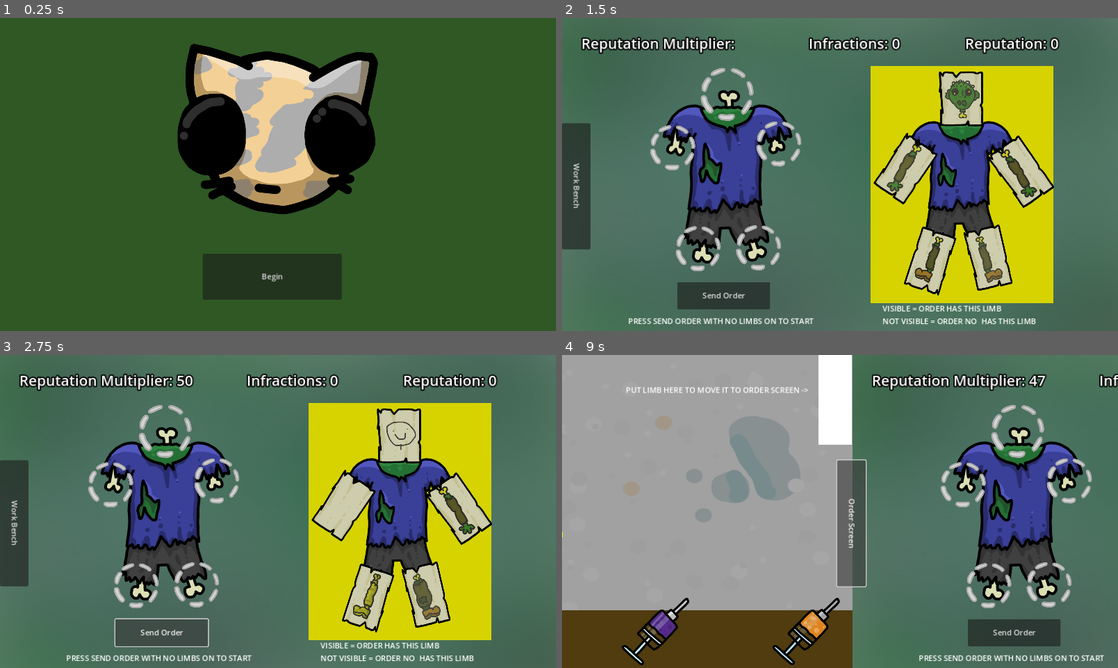
Above: before the commit, frames 1-4 (two rows, left to right).
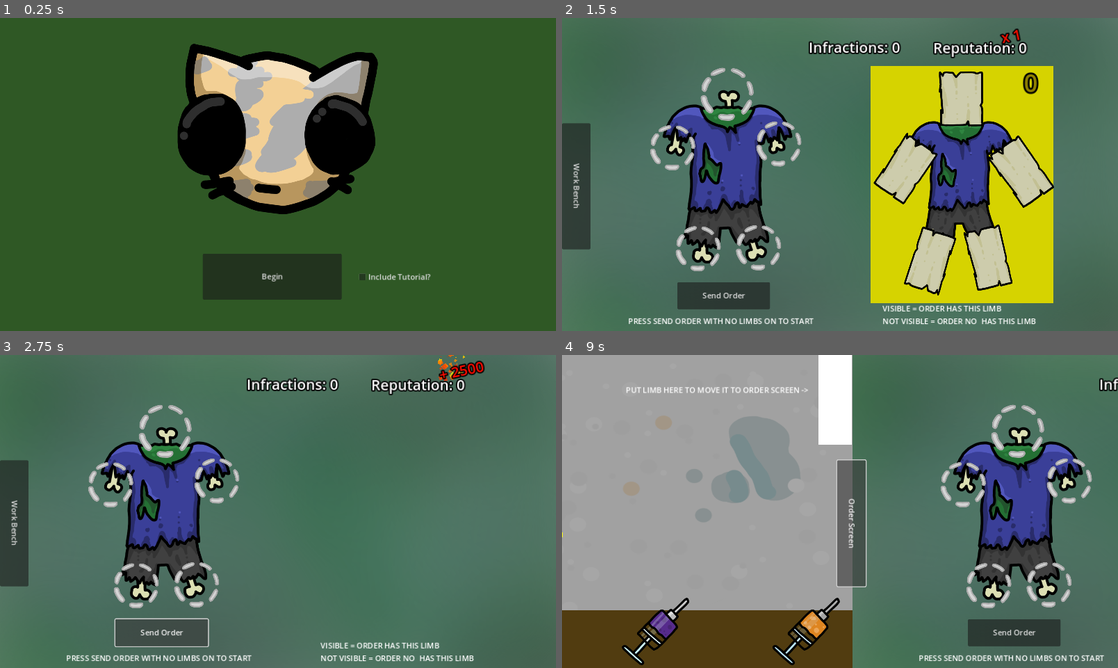
Above: after the commit, the same moments.

Repository: FakeAppleSauce/Minigame-Jam-Game
Game: Godot game, scene res://Scenes/home_page.tscn
Same seed, same stepped clock (60 frames per second), same inputs: the game is played once before the commit and once after it.
Inputs (mouse positions are in pixels of both pictures, inside the frame that each line leads up to):
- Up to frame 1 (0.25 s): no input
- Up to frame 2 (1.5 s): click (956, 277) at 0.5 s, where only the run after the commit has a clickable "Include Tutorial?"; click "Begin" at 1.25 s
- Up to frame 3 (2.75 s): click "Send Order" at 2 s
- Up to frame 4 (9 s): click "Work Bench" at 2.75 s; click (612, 630) at 3.5 s; click (923, 630) at 4.25 s; click (767, 630) at 5 s; click (1073, 630) at 5.75 s; click (606, 401) at 6.5 s; click (606, 480) at 7.25 s; click (606, 555) at 8 s; click "Order Screen" at 8.75 s

The runs differ from the first frame. In frame 1, 0.1% of the frame differs, in the area x 64-78%, y 81-84%; in frame 2, 4.2%; in frame 3, 28%, in the area x 3-90%, y 0-92%; in frame 4, 1.2%.

Commit message:
UI Update + Bug Fixes

Diff:
--- a/Code/control.gd
+++ b/Code/control.gd
@@ -6,7 +6,10 @@
 @onready var work_bench_background: TextureRect = $"../WorkBench/workBenchBackground"
 @onready var rep_counter: Label = $RepCounter
 @onready var infraction_counter: Label = $InfractionCounter
+@onready var order_number: Label = $"../OrderScreen/CurrentOrder/orderNumber"
 @onready var rep_multiplier: Label = $repMultiplier
+@onready var multiplier_particles: CPUParticles2D = $repMultiplier/multiplierParticles
+
 
 
 @onready var send_order_button: Button = $"../OrderScreen/sendOrderButton"
@@ -21,6 +24,9 @@
 var workBenchUp = false
 var limbs = ["leftArm", "rightArm", "leftFoot", "rightFoot", "head"]
 
+var multiplierCurrentShake: float = 0
+var shake_decay_rate: float = 5.0
+
 signal notePosition
 signal deleteAttachedLimbs
 
@@ -28,7 +34,16 @@
 	pass
 
 
-func _process(_delta: float) -> void:
+func _process(delta: float) -> void:
+	if multiplierCurrentShake > 0:
+		multiplierCurrentShake = lerp(multiplierCurrentShake, 0.0, shake_decay_rate * delta)
+
+		rep_multiplier.position = Vector2(906, 21) + Vector2(
+			randf_range(-multiplierCurrentShake, multiplierCurrentShake),
+			randf_range(-multiplierCurrentShake, multiplierCurrentShake)
+		)
+	else:
+		rep_multiplier.position = Vector2(906, 21)
 	pass
 
 
@@ -70,6 +85,8 @@
 
 var goods = 0
 
+
+
 func _on_send_order_pressed() -> void:
 	for i in 5:
 		if Global.currentBuildStatus[limbs[i - 1]]["effect"] == Global.currentOrder[limbs[i - 1]]:
@@ -77,15 +94,15 @@
 		else:
 			for j in 5:
 				pass
-				#print(Global.currentBuildStatus[limbs[j - 1]]["effect"])
 
 	if goods == 5:
-		if Global.repAmount != 0:
+		if Global.orderNumber != 0:
 			Global.repAmount += 50 * order_screen.repMultiplier
 			change_counters("rep")
 		else:
 			Global.repAmount = 1
 
+		Global.orderNumber += 1
 		deleteAttachedLimbs.emit()
 		goods = 0
 		Global.createNewOrder()
@@ -128,4 +145,10 @@
 		infraction_counter.self_modulate.r = 1 - 1.00/4 * (Global.infractions - 3)
 
 	elif counter == "repMultiplier":
-		rep_multiplier.text = "Reputation Multiplier: " + str(order_screen.repMultiplier)
+		rep_multiplier.text = "+ " + str(50 * order_screen.repMultiplier)
+		rep_multiplier.add_theme_color_override("font_color", Color(1.00/50 * (order_screen.repMultiplier), 0.05, 0, 1))
+		multiplierCurrentShake = order_screen.repMultiplier/10
+		multiplier_particles.scale_amount_max = 10.0000/50 * order_screen.repMultiplier
+
+	elif counter == "order_number":
+		order_number.text = str(Global.orderNumber)
--- a/Code/global.gd
+++ b/Code/global.gd
@@ -8,6 +8,10 @@
 var needleEquipped = false
 
 var onOrderScreen = true
+
+var orderNumber = 0
+
+var tutorialOn = false
 
 var currentBuildStatus = {
 	"head": {
@@ -46,7 +50,7 @@
 }
 
 var limbs = ["head", "leftArm", "rightArm", "leftFoot", "rightFoot"]
-var unlockedEffects = ["null", "none", "grow", "duplicate", "metal", "animal"]
+var unlockedEffects = ["null", "none"]
 
 var limbPNGPositions = {
 	"leg_none": Rect2(0,0,256,256),
@@ -80,6 +84,25 @@
 func createNewOrder():
 	for i in 5:
 		currentOrder[limbs[i - 1]] = unlockedEffects[randi_range(0, len(unlockedEffects)) - 1]
-		print(str(limbs[i - 1]) + ": " + str(currentOrder[limbs[i - 1]]))
+
+	if orderNumber == 9:
+		unlockedEffects.append("grow")
+	if orderNumber == 13:
+		unlockedEffects.append("metal")
+	if orderNumber == 17:
+		unlockedEffects.append("duplicate")
+	if orderNumber == 21:
+		unlockedEffects.append("animal")
+
 
 	runOrderVisuals.emit()
+
+
+#Introduction
+#Learn basics with no effects (empty and not empty limbs) [Orders 1-8]
+#Unlock first effect (big) + introduction to how needles work [Orders 9-12]
+#Unlock 2nd effect (metal) [Orders 13-16]
+#Unlock 3rd effect (duplicate) [Orders 17-20]
+#Unlock 4th effect (derp) [Orders 21-24]
+#End of Story
+#Start Infinite
--- a/Code/home_page.gd
+++ b/Code/home_page.gd
@@ -1,5 +1,6 @@
 extends Control
 
+@onready var tutorial: CheckBox = $tutorial
 
 # Called when the node enters the scene tree for the first time.
 func _ready() -> void:
@@ -13,6 +14,10 @@
 
 func _on_start_button_pressed() -> void:
 	get_tree().change_scene_to_file("res://Scenes/MainGame.tscn")
+	if tutorial.is_pressed() == true:
+		Global.tutorialOn = true
+		print(Global.tutorialOn)
 
-func startGame():
-	pass
+	else:
+		Global.tutorialOn = false
+		print(Global.tutorialOn)
--- a/Code/order_screen.gd
+++ b/Code/order_screen.gd
@@ -30,6 +30,8 @@
 
 @onready var ui: Control = $"../UI"
 
+@onready var current_order: Node2D = $CurrentOrder
+
 
 var limbs = ["head", "leftArm", "rightArm", "leftFoot", "rightFoot"]
 var limbEffects = [false, false, false, false, false]
@@ -49,7 +51,11 @@
 
 # Called every frame. 'delta' is the elapsed time since the previous frame.
 func _process(_delta: float) -> void:
-	pass
+	if moveOrderPage == true && current_order.position.y != -1000:
+		current_order.position.y = move_toward(current_order.position.y, -1000, 50)
+
+	elif moveOrderPage == false && current_order.position.y != 0:
+		current_order.position.y = move_toward(current_order.position.y, 0, 50)
 
 
 func _on_left_arm_connector_body_entered(body: Node2D) -> void:
@@ -153,8 +159,11 @@
 
 
 var tempVar = "nothin"
+var moveOrderPage = false
 func _run_order_visuals():
-
+	moveOrderPage = true
+
+	await get_tree().create_timer(1).timeout
 	if Global.currentOrder["head"] != "null":
 		head.visible = true
 		head.texture.region = Global.limbPNGPositions["head_" + str(Global.currentOrder["head"])]
@@ -184,6 +193,9 @@
 		rightFoot.texture.region = Global.limbPNGPositions["leg_" + str(Global.currentOrder["rightFoot"])]
 	else:
 		rightFoot.visible = false
+
+	ui.change_counters("order_number")
+	moveOrderPage = false
 
 
 func _on_left_arm_connector_body_exited(body: Node2D) -> void:
--- a/Scenes/MainGame.tscn
+++ b/Scenes/MainGame.tscn
@@ -253,17 +253,24 @@
 [sub_resource type="RectangleShape2D" id="RectangleShape2D_eqlhv"]
 size = Vector2(69, 187)
 
+[sub_resource type="Gradient" id="Gradient_snwts"]
+colors = PackedColorArray(1, 0, 0, 1, 1, 1, 0, 1)
+
 [sub_resource type="SegmentShape2D" id="SegmentShape2D_qgl8p"]
 a = Vector2(-1, -3)
 b = Vector2(-2, 649)
 
 [sub_resource type="SegmentShape2D" id="SegmentShape2D_gjnjl"]
-a = Vector2(-1, -2)
+a = Vector2(-1153, 0)
 b = Vector2(1153, -2)
 
 [sub_resource type="SegmentShape2D" id="SegmentShape2D_sxwj1"]
 a = Vector2(1154, -2)
 b = Vector2(1154, 651)
+
+[sub_resource type="SegmentShape2D" id="SegmentShape2D_7gcs3"]
+a = Vector2(-1154, 650)
+b = Vector2(-1154, -1)
 
 [node name="MainGame" type="Node"]
 
@@ -471,7 +478,7 @@
 texture = ExtResource("3_44emb")
 
 [node name="OrderLeftArm" type="Sprite2D" parent="OrderScreen/CurrentOrder"]
-self_modulate = Color(0.890258, 0.882867, 7.70092e-07, 0.690196)
+visible = false
 position = Vector2(710, 311)
 rotation = -0.254818
 scale = Vector2(0.386556, 0.386556)
@@ -485,7 +492,7 @@
 texture = SubResource("AtlasTexture_hfrtf")
 
 [node name="OrderRightArm" type="Sprite2D" parent="OrderScreen/CurrentOrder"]
-self_modulate = Color(0.878431, 0.854902, 0, 0.780392)
+visible = false
 position = Vector2(945.62, 322.369)
 rotation = 3.35976
 scale = Vector2(0.390948, 0.395365)
@@ -500,7 +507,7 @@
 texture = SubResource("AtlasTexture_hfrtf")
 
 [node name="OrderLeftLeg" type="Sprite2D" parent="OrderScreen/CurrentOrder"]
-self_modulate = Color(0.858824, 0.85098, 0, 0.780392)
+visible = false
 position = Vector2(763.461, 502.537)
 rotation = 4.32842
 scale = Vector2(0.343, 0.343)
@@ -515,7 +522,7 @@
 texture = SubResource("AtlasTexture_hfrtf")
 
 [node name="OrderRightLeg" type="Sprite2D" parent="OrderScreen/CurrentOrder"]
-self_modulate = Color(0.780392, 0.776471, 0, 0.670588)
+visible = false
 position = Vector2(881.422, 502.833)
 rotation = -1.14145
 scale = Vector2(0.342973, 0.342973)
@@ -529,7 +536,7 @@
 texture = SubResource("AtlasTexture_hfrtf")
 
 [node name="OrderHead" type="Sprite2D" parent="OrderScreen/CurrentOrder"]
-self_modulate = Color(0.819608, 0.815686, 0, 0.670588)
+visible = false
 position = Vector2(830, 169)
 scale = Vector2(0.328125, 0.328125)
 texture = SubResource("AtlasTexture_qyqo2")
@@ -542,6 +549,17 @@
 texture = SubResource("AtlasTexture_hfrtf")
 
 [node name="repTimer" type="Timer" parent="OrderScreen/CurrentOrder"]
+
+[node name="orderNumber" type="Label" parent="OrderScreen/CurrentOrder"]
+offset_left = 957.0
+offset_top = 100.0
+offset_right = 986.0
+offset_bottom = 169.0
+theme_override_colors/font_color = Color(0.564706, 0.505882, 0, 1)
+theme_override_colors/font_outline_color = Color(0, 0, 0, 1)
+theme_override_constants/outline_size = 15
+theme_override_font_sizes/font_size = 50
+text = "0"
 
 [node name="WorkBench" type="Node2D" parent="."]
 position = Vector2(-1154, 0)
@@ -670,7 +688,7 @@
 
 [node name="Needle" parent="WorkBench/Needles" instance=ExtResource("4_ehaqp")]
 z_as_relative = false
-position = Vector2(522, 229)
+position = Vector2(180, -193)
 collision_layer = 3
 collision_mask = 32771
 
@@ -701,10 +719,10 @@
 [node name="RepCounter" type="Label" parent="UI"]
 z_index = 10
 layout_mode = 0
-offset_left = 835.0
-offset_top = 32.0
-offset_right = 1052.0
-offset_bottom = 94.0
+offset_left = 769.0
+offset_top = 41.0
+offset_right = 986.0
+offset_bottom = 103.0
 theme_override_constants/outline_size = 10
 theme_override_font_sizes/font_size = 30
 text = "Reputation: 0"
@@ -713,9 +731,9 @@
 z_index = 10
 layout_mode = 0
 offset_left = 511.0
-offset_top = 32.0
+offset_top = 40.0
 offset_right = 701.0
-offset_bottom = 74.0
+offset_bottom = 82.0
 theme_override_colors/font_color = Color(1, 1, 1, 1)
 theme_override_constants/outline_size = 10
 theme_override_font_sizes/font_size = 30
@@ -724,14 +742,32 @@
 [node name="repMultiplier" type="Label" parent="UI"]
 z_index = 10
 layout_mode = 0
-offset_left = 40.0
-offset_top = 32.0
-offset_right = 358.0
-offset_bottom = 74.0
-theme_override_colors/font_color = Color(1, 1, 1, 1)
+offset_left = 906.0
+offset_top = 21.0
+offset_right = 999.0
+offset_bottom = 63.0
+rotation = -0.202458
+theme_override_colors/font_color = Color(1, 0.0627451, 0, 1)
 theme_override_constants/outline_size = 10
 theme_override_font_sizes/font_size = 30
-text = "Reputation Multiplier: "
+text = "x 1"
+
+[node name="multiplierParticles" type="CPUParticles2D" parent="UI/repMultiplier"]
+self_modulate = Color(1, 1, 1, 0.772549)
+z_index = -1
+position = Vector2(24.1851, 26.4023)
+amount = 75
+emission_shape = 3
+emission_rect_extents = Vector2(30, 10)
+gravity = Vector2(0, -200)
+angular_velocity_max = 100.0
+angle_min = -45.0
+angle_max = 45.0
+scale_amount_min = 0.0
+scale_amount_max = 0.0
+color_initial_ramp = SubResource("Gradient_snwts")
+hue_variation_min = -1.0
+hue_variation_max = 1.0
 
 [node name="TEMPORARYTEXT" type="Label" parent="UI"]
 layout_mode = 0
@@ -781,6 +817,9 @@
 
 [node name="CollisionShape2D4" type="CollisionShape2D" parent="Wall2"]
 shape = SubResource("SegmentShape2D_sxwj1")
+
+[node name="CollisionShape2D" type="CollisionShape2D" parent="Wall2"]
+shape = SubResource("SegmentShape2D_7gcs3")
 
 [node name="Camera2D" type="Camera2D" parent="."]
 position = Vector2(576, 325)
--- a/Scenes/home_page.tscn
+++ b/Scenes/home_page.tscn
@@ -23,4 +23,12 @@
 offset_bottom = 583.0
 text = "Begin"
 
+[node name="tutorial" type="CheckBox" parent="."]
+layout_mode = 0
+offset_left = 739.0
+offset_top = 479.0
+offset_right = 896.0
+offset_bottom = 594.0
+text = "Include Tutorial?"
+
 [connection signal="pressed" from="StartButton" to="." method="_on_start_button_pressed"]
Not shown: 1 places in Scenes/MainGame.tscn that only renumber resources
Not shown, changed: index.html
Not shown, changed: index.pck
